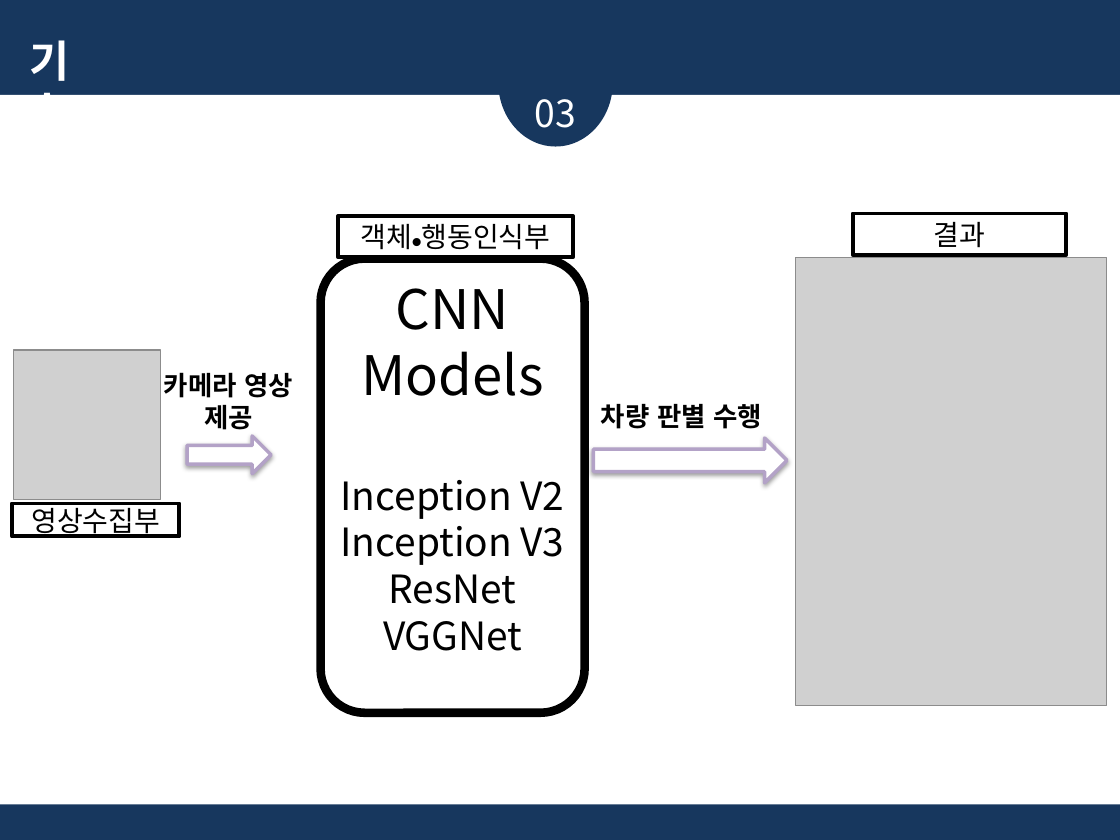
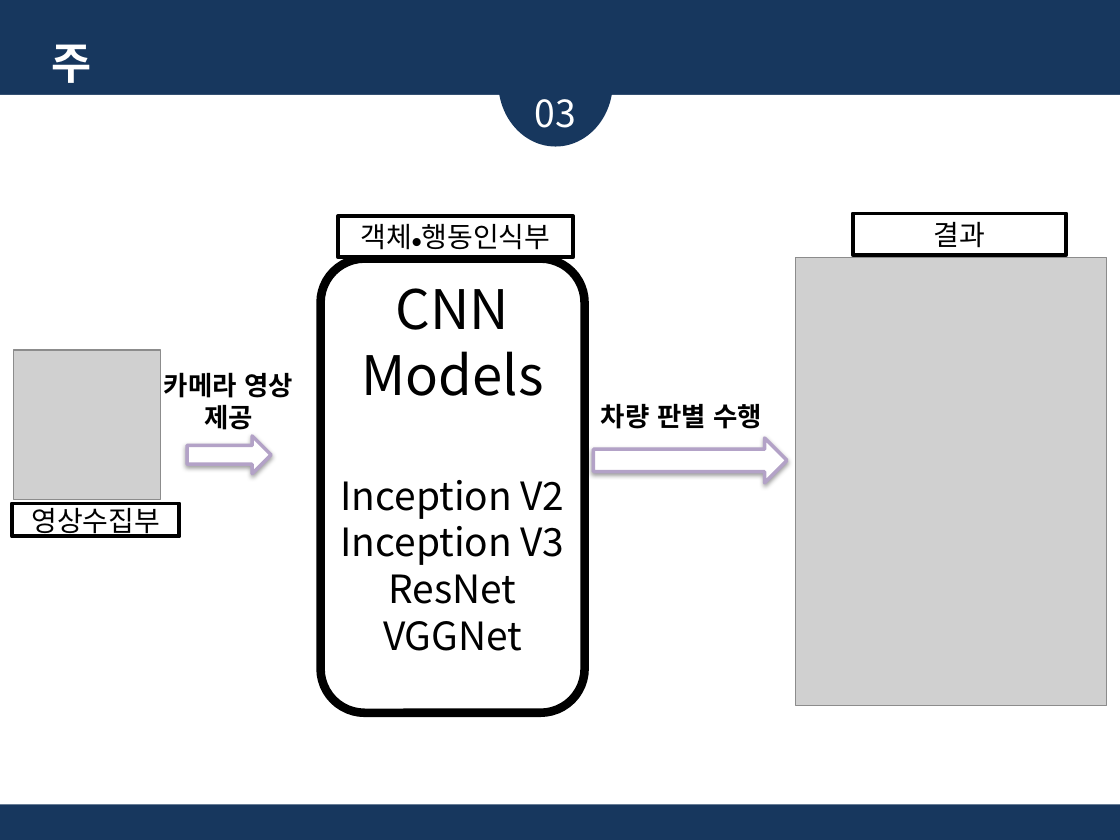
Before and after one commit to glad1470/2019_research, a slide deck: slide 8 of Doc/주제 선정 및 시장 조사_19.03.19/졸업논문 주제_임광효_김준영_2.pptx. Drawn at 1120x840 pixels with LibreOffice and Linux fonts; fonts in the diff are those of the drawing; grey boxes stand for pictures. Boxes give left, top, right and bottom in pixels: in the first picture for what was removed or moved away, otherwise in the second. Text is boxed around its words. In the diff, an @@ line names an element or a change of style, - is before the commit and + after.

```diff
--- a/Doc/주제 선정 및 시장 조사_19.03.19/졸업논문 주제_임광효_김준영_2.pptx
+++ b/Doc/주제 선정 및 시장 조사_19.03.19/졸업논문 주제_임광효_김준영_2.pptx
@@ text removed at <box>28,40,69,95</box> @@
-기술
@@ text added at <box>51,44,92,95</box>, 28 pt, text #FFFFFF, bold @@
+주제
```
Also in this commit, not shown: 9 other slides changed.
